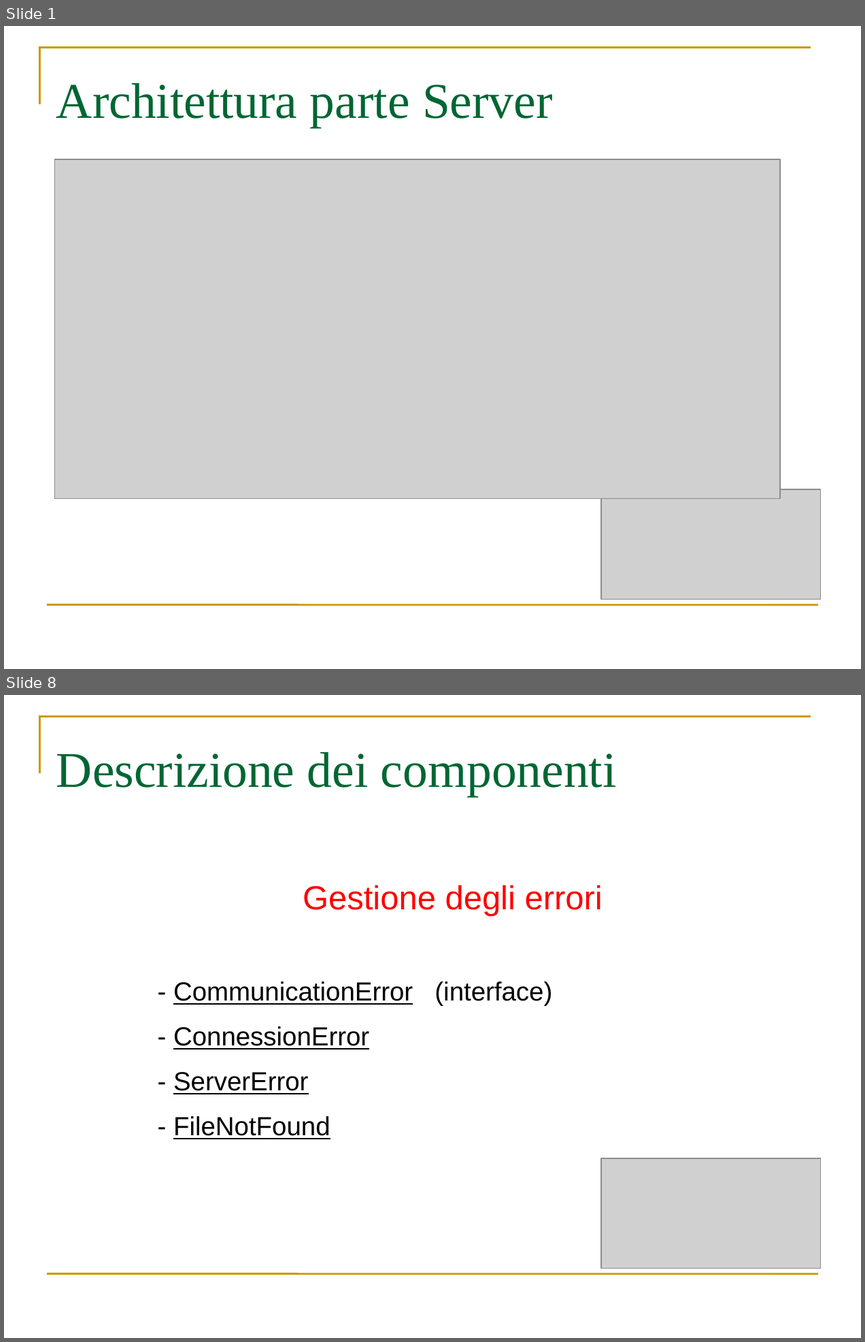
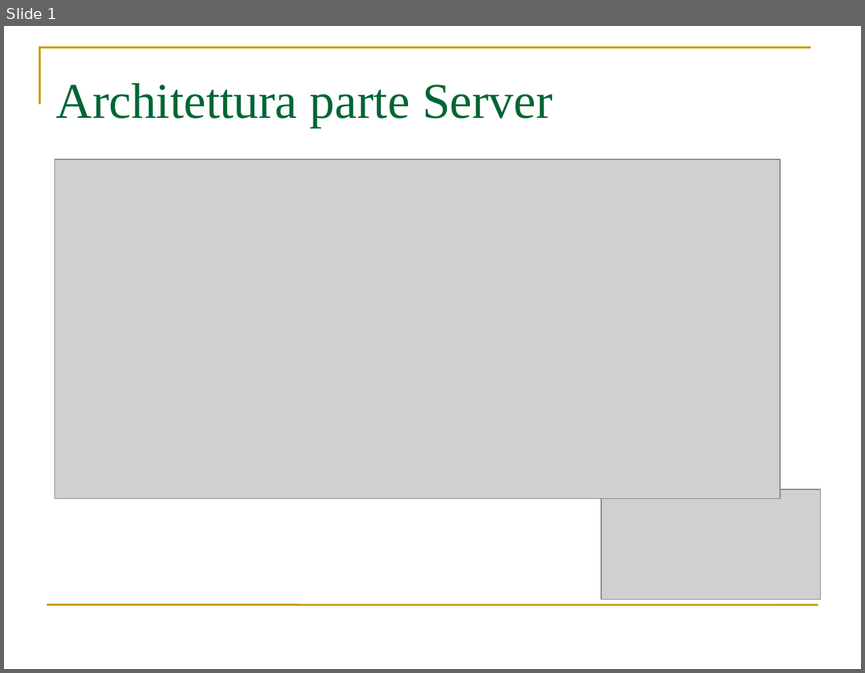
Before and after one commit to webshape/ajaxdraw, a slide deck: doc/PresentazioneRPP/PresentazioneSTServer.ppt. Shown one above the other, each under a label of ours: slides 1 and 8 before the commit, slide 1 after it; the slides between them are not shown. The pictures are 865x1342 and 865x673 pixels, drawn with LibreOffice and Linux fonts; fonts in the diff are those of the drawing; grey boxes stand for pictures. Boxes give left, top, right and bottom in pixels: in the first picture for what was removed or moved away, otherwise in the second. Text is boxed around its words. In the diff, an @@ line names an element or a change of style, - is before the commit and + after.

Commit message:
ridotta presentazione ST del Server

```diff
--- a/doc/PresentazioneRPP/PresentazioneSTServer.ppt
+++ b/doc/PresentazioneRPP/PresentazioneSTServer.ppt
@@ slide 8 removed at bbox=[4, 695, 861, 1338], background #FFFFFF; not listed: 2 template elements that a slide beside it also shows @@
@@ title removed at bbox=[56, 752, 617, 796] @@
-Descrizione dei componenti
@@ text removed at bbox=[173, 885, 602, 1139] @@
-Gestione degli errori
-- CommunicationError (interface)
-- ConnessionError
-- ServerError
-- FileNotFound
@@ picture removed at bbox=[601, 1157, 821, 1268] @@
```
Also in this commit, not shown: 1 slide added, 6 other slides removed.
